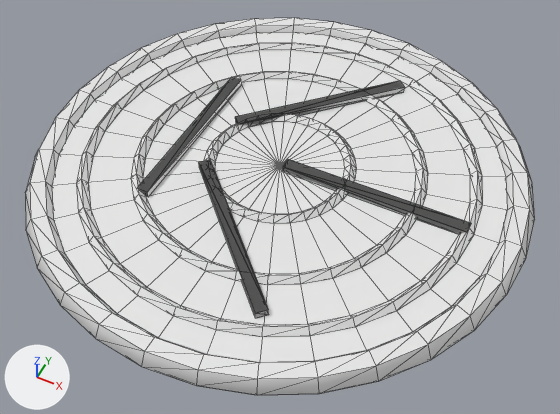
One commit to the glTF model wings/noir/models/manhole.glb: the scene before it, then after it.
The view is the same before and after, from a camera (50 mm lens) standing at (0.417, -0.832, 0.95) and looking at (0.022, -0.042, -0.037). Lighting does not change. The marker at lower left points along +X, +Y and +Z. The first picture is the older version. Mesh edges are drawn as thin lines. Vertices at exactly the same position are counted once.

Names of what the first picture shows: 'manhole'.
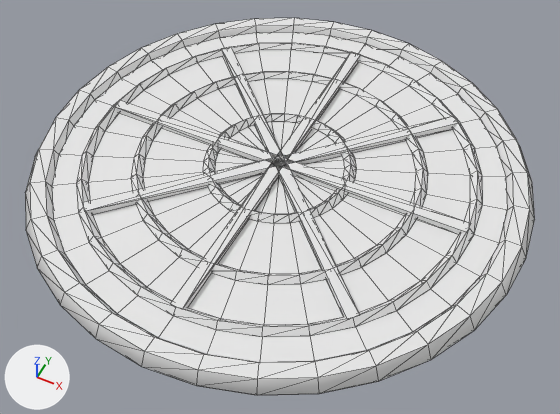
The change in detail:
me_manhole is used by ob_manhole; location (0.0, 0.0, 0.0).
me_manhole had 702 vertices, 1374 faces and spanned x -0.425..0.425, y -0.425..0.425, z -0.017..0.027.
me_manhole now has 704 vertices, 1376 faces and spans x -0.425..0.425, y -0.425..0.425, z -0.017..0.027.
me_manhole part 1: the loose piece of 8 vertices spanning x -0.12..0.12, y -0.29..-0.05, z 0.014..0.026 is turned 45 degrees about the z axis through its middle, then moved by (-0.17, 0.17, 0.0).
me_manhole part 2: the loose piece of 8 vertices spanning x -0.12..0.12, y 0.05..0.29, z 0.014..0.026 is moved by (-0.12, -0.29, 0.0).
Part 3, on me_manhole:
17 vertices are removed from x -0.18..0.33, y -0.29..0.16, z 0.014..0.026.
45 faces are deleted.
7 vertices in x -0.12..0.12, y 0.05..0.29, z 0.014..0.026 move by (0.12, -0.05, 0.0).
6 vertices in x -0.18..-0.16, y -0.16..0.16, z 0.014..0.026 move by (0.17, 0.17, 0.0).
2 vertices move from x -0.106..0.12, y -0.276..-0.05, z 0.014 to x 0.0..0.226, y -0.24..-0.014, z 0.014.
13 vertices are added at x -0.24..0.24, y -0.33..0.24, z 0.014..0.026.
6 new vertices lie (0.0, 0.0, 0.012) away from vertices in x -0.24..0.01, y -0.33..0.24, z 0.014.
47 new faces join them.

What differs and where, as boxes (x1, y1, x2, y2) in the pictures (560 x 414 px; the box of a moved part takes in the faces that stretch with it):
part 1 of me_manhole, moved or reshaped: before (199, 161, 268, 317); after (114, 100, 276, 163)
part 2 of me_manhole, moved or reshaped: before (235, 81, 405, 125); after (82, 158, 276, 214)
part 3 of me_manhole, moved or reshaped: before (137, 77, 471, 318); after (171, 47, 448, 319)
